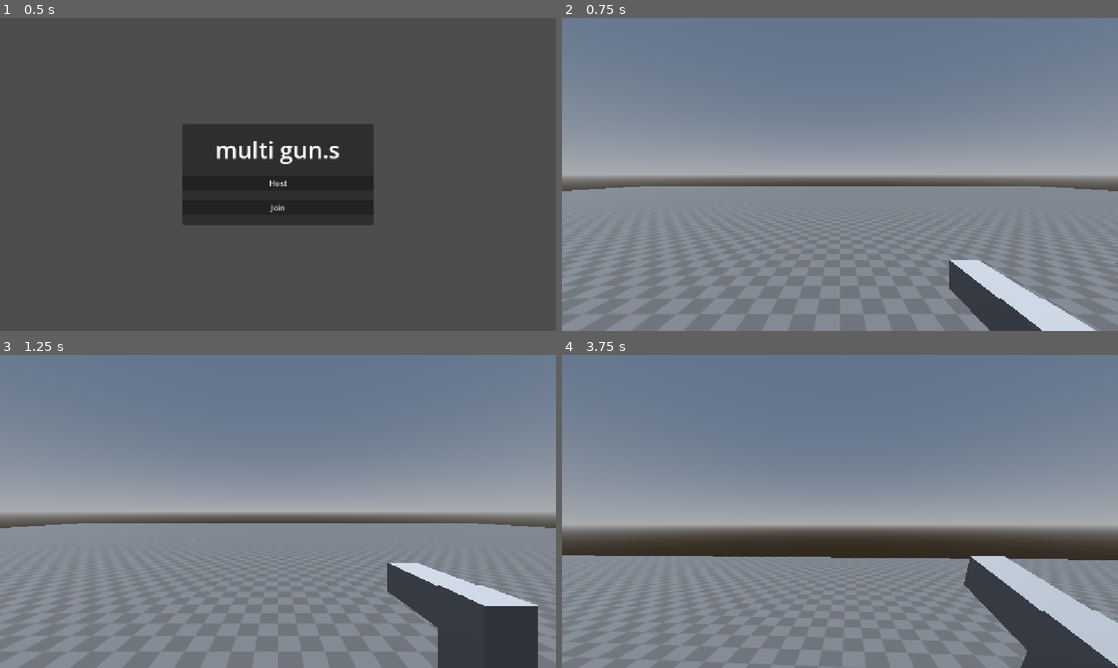
Above: before the commit, frames 1-4 (two rows, left to right).
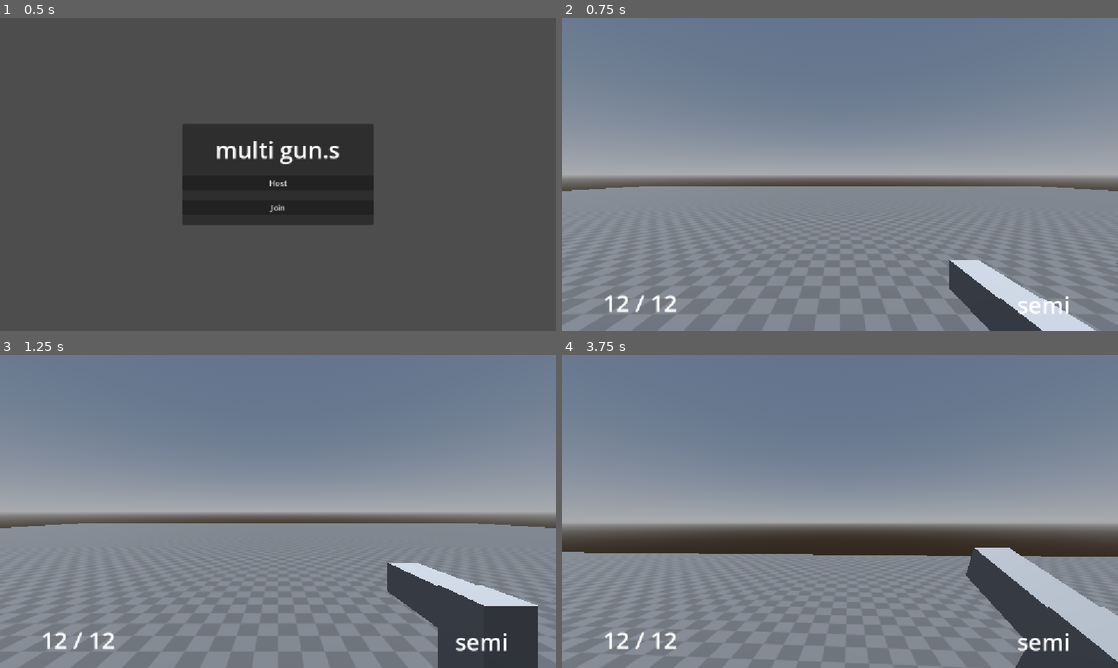
Above: after the commit, the same moments.

Repository: pfoury/multi-gun.s
Game: Godot game, scene res://scenes/main.tscn
Two runs of this game, one before a commit and one after it. Both use one fixed random seed, a clock stepped at 60 frames per second and the inputs below.
Inputs (mouse positions are in pixels of both pictures, inside the frame that each line leads up to):
- Up to frame 1 (0.5 s): no input
- Up to frame 2 (0.75 s): click "Host" at 0.5 s
- Up to frame 3 (1.25 s): no input
- Up to frame 4 (3.75 s): move the mouse to (867, 511) at 1.27 s; press the mouse at (867, 511) at 1.28 s; hold W (move_forward) from 1.28 s (still down); tap Space (jump) at 1.52, 2.27 s; tap ` (spawn) at 1.55, 2.1, 3.05 s; move the mouse to (812, 511) at 2.02 s; release the mouse at (812, 511) at 2.03 s; click (812, 511) at 2.3 s; move the mouse to (851, 505) at 2.77 s; hold Ctrl (crouch) 2.78-3.53 s; move the mouse to (834, 517) at 3.52 s; click (834, 517) at 3.6 s

Frame 1 is identical in both runs. In frame 2, 0.4% of the frame differs, in the area x 7-92%, y 88-95%; in frame 3, 0.5%; in frame 4, 4.6%, in the area x 0-100%, y 53-100%.

Commit message:
Implement player's HUD

Diff:
--- a/scenes/main.tscn
+++ b/scenes/main.tscn
@@ -44,6 +44,9 @@
 height = 3.0
 
 [sub_resource type="LabelSettings" id="LabelSettings_ogq8d"]
+font_size = 48
+
+[sub_resource type="LabelSettings" id="LabelSettings_eg0p3"]
 font_size = 48
 
 [node name="MainGame" type="Node" unique_id=742275538]
@@ -93,9 +96,9 @@
 [node name="MeshInstance3D" type="MeshInstance3D" parent="SolidObjects/Sphere" unique_id=295718741]
 mesh = SubResource("SphereMesh_eg0p3")
 
-[node name="CanvasLayer" type="CanvasLayer" parent="." unique_id=591277263]
+[node name="HUD" type="CanvasLayer" parent="." unique_id=591277263]
 
-[node name="MainMenu" type="PanelContainer" parent="CanvasLayer" unique_id=1961143428]
+[node name="MainMenu" type="PanelContainer" parent="HUD" unique_id=1961143428]
 anchors_preset = 8
 anchor_left = 0.5
 anchor_top = 0.5
@@ -108,27 +111,65 @@
 grow_horizontal = 2
 grow_vertical = 2
 
-[node name="MarginContainer" type="MarginContainer" parent="CanvasLayer/MainMenu" unique_id=2091614546]
+[node name="MarginContainer" type="MarginContainer" parent="HUD/MainMenu" unique_id=2091614546]
 layout_mode = 2
 
-[node name="VBoxContainer" type="VBoxContainer" parent="CanvasLayer/MainMenu/MarginContainer" unique_id=307474738]
+[node name="VBoxContainer" type="VBoxContainer" parent="HUD/MainMenu/MarginContainer" unique_id=307474738]
 layout_mode = 2
 theme_override_constants/separation = 20
 alignment = 1
 
-[node name="Label" type="Label" parent="CanvasLayer/MainMenu/MarginContainer/VBoxContainer" unique_id=1425391037]
+[node name="Label" type="Label" parent="HUD/MainMenu/MarginContainer/VBoxContainer" unique_id=1425391037]
 layout_mode = 2
 text = "multi gun.s"
 label_settings = SubResource("LabelSettings_ogq8d")
 horizontal_alignment = 1
 
-[node name="Host" type="Button" parent="CanvasLayer/MainMenu/MarginContainer/VBoxContainer" unique_id=1232004280]
+[node name="Host" type="Button" parent="HUD/MainMenu/MarginContainer/VBoxContainer" unique_id=1232004280]
 layout_mode = 2
 text = "Host"
 
-[node name="Join" type="Button" parent="CanvasLayer/MainMenu/MarginContainer/VBoxContainer" unique_id=1064252805]
+[node name="Join" type="Button" parent="HUD/MainMenu/MarginContainer/VBoxContainer" unique_id=1064252805]
 layout_mode = 2
 text = "Join"
+
+[node name="PlayerHUD" type="Control" parent="HUD" unique_id=1236664917]
+visible = false
+layout_mode = 3
+anchors_preset = 15
+anchor_right = 1.0
+anchor_bottom = 1.0
+grow_horizontal = 2
+grow_vertical = 2
+
+[node name="AmmoCounter" type="Label" parent="HUD/PlayerHUD" unique_id=1443145556]
+layout_mode = 1
+anchors_preset = 2
+anchor_top = 1.0
+anchor_bottom = 1.0
+offset_top = -116.0
+offset_right = 324.0
+grow_vertical = 0
+text = "Huina / Huina"
+label_settings = SubResource("LabelSettings_eg0p3")
+horizontal_alignment = 1
+vertical_alignment = 1
+
+[node name="FireType" type="Label" parent="HUD/PlayerHUD" unique_id=514329022]
+layout_mode = 1
+anchors_preset = 3
+anchor_left = 1.0
+anchor_top = 1.0
+anchor_right = 1.0
+anchor_bottom = 1.0
+offset_left = -307.0
+offset_top = -109.0
+grow_horizontal = 0
+grow_vertical = 0
+text = "Zalupa"
+label_settings = SubResource("LabelSettings_eg0p3")
+horizontal_alignment = 1
+vertical_alignment = 1
 
 [node name="PlayerSpawner" type="MultiplayerSpawner" parent="." unique_id=776113691]
 _spawnable_scenes = PackedStringArray("uid://1pbxshbpwk1v")
@@ -138,5 +179,5 @@
 _spawnable_scenes = PackedStringArray("uid://df573c87x54if")
 spawn_path = NodePath("../Objects")
 
-[connection signal="pressed" from="CanvasLayer/MainMenu/MarginContainer/VBoxContainer/Host" to="." method="_on_host_pressed"]
-[connection signal="pressed" from="CanvasLayer/MainMenu/MarginContainer/VBoxContainer/Join" to="." method="_on_join_pressed"]
+[connection signal="pressed" from="HUD/MainMenu/MarginContainer/VBoxContainer/Host" to="." method="_on_host_pressed"]
+[connection signal="pressed" from="HUD/MainMenu/MarginContainer/VBoxContainer/Join" to="." method="_on_join_pressed"]
--- a/scenes/weapons/pistol.tscn
+++ b/scenes/weapons/pistol.tscn
@@ -106,6 +106,7 @@
 collision_layer = 0
 collision_mask = 0
 script = ExtResource("1_4jni1")
+fire_type = ["semi"]
 metadata/_custom_type_script = "uid://djo4d746r6i34"
 
 [node name="CollisionShape3D" type="CollisionShape3D" parent="." unique_id=884491853]
@@ -132,3 +133,4 @@
 playback_default_blend_time = 0.05
 
 [node name="FireTimer" type="Timer" parent="." unique_id=1299869352]
+one_shot = true
--- a/scripts/classes/weapon_class.gd
+++ b/scripts/classes/weapon_class.gd
@@ -4,11 +4,11 @@
 
 # Standard values for weapon
 @export var damage : float = 10.0
-@export var fire_speed : float = 0.2
+@export var fire_speed : float = 0.1
 @export var fire_type : Array = ["semi", "burst", "auto"]
 @export var reload_speed : float = 1.0
 @export var player_speed_multiplier : float = 1.0
-@export var recoil_strength : float = 3.0
+@export var recoil_strength : float = 1.35
 @export var max_ammo : int = 12
 @export var is_scopable : bool = true
 
@@ -21,7 +21,7 @@
 @onready var guns_folder = $".."
 @onready var player = $"../.."
 
-var stats: Dictionary = {
+var stats : Dictionary = {
 	"damage": damage,
 	"fire_speed": fire_speed,
 	"fire_type": fire_type,
@@ -31,16 +31,62 @@
 	"max_ammo": max_ammo,
 	"is_scopable": is_scopable
 }
-
+var ammo : int = max_ammo
+var player_hud : Node
 
 func _ready() -> void:
 	fire_timer.wait_time = fire_speed
-	animations.play("RESET")
 	play_equip_animation()
 
+	# Working with player's HUD
+	player_hud = player.main_scene.player_hud
+	change_ammo_counter()
+	change_fire_type()
+	player_hud.show()
 
-func get_stats() ->  Dictionary:
+
+func get_stats() -> Dictionary:
 	return stats
+
+
+func get_fire_type() -> Array:
+	return fire_type
+
+
+func is_gun_ready() -> bool:
+	return (fire_timer.is_stopped() and ammo > 0)
+
+
+func change_ammo_counter() -> void:
+	player_hud.get_node("AmmoCounter").text = str(ammo) + " / " + str(max_ammo)
+
+
+func change_fire_type() -> void:
+	player_hud.get_node("FireType").text = str(fire_type[0])
+
+
+func fire() -> void:
+	if ammo < 1: return
+	ammo -= 1
+
+	fire_timer.start()
+
+	player.main_scene.register_shoot(multiplayer.get_unique_id())
+
+	play_shoot_animation()
+	# Setting up raycast from the player's camera
+	var players_cam = player.first_person_camera.global_position
+	var to = players_cam + -player.first_person_camera.global_transform.basis.z * 1000.0
+
+	# Creating raycast
+	var query = PhysicsRayQueryParameters3D.create(players_cam, to)
+	query.exclude = [self]
+
+	# Getting first intersect with raycast
+	var result = get_world_3d().direct_space_state.intersect_ray(query)
+
+	if result != {}:
+		player.main_scene.get_shoot_on(result, multiplayer.get_unique_id())
 
 
 #region Animations
--- a/scripts/mainGame.gd
+++ b/scripts/mainGame.gd
@@ -12,8 +12,9 @@
 @onready var players_folder := $Players
 @onready var objects_folder := $Objects
 @onready var particles_folder := $Particles
-# Menu
-@onready var main_menu_gui := $CanvasLayer/MainMenu
+# HUD
+@onready var main_menu_gui := $HUD/MainMenu
+@onready var player_hud := $HUD/PlayerHUD
 
 var enet_peer = ENetMultiplayerPeer.new()
 
@@ -47,7 +48,7 @@
 
 	players_folder.add_child(player)
 	print("меня звать ", peer_id, " и я был создан!")
-	rpc("create_weapon", peer_id)
+	rpc("create_weapon")
 
 
 func add_test_object(result) -> void:
@@ -104,14 +105,14 @@
 #region Rpcs
 @rpc("call_local", "any_peer", "reliable") # Creates object ON ALL clients
 func receive_creation_of_test_object(data) -> void: # REWORK naming test object
-	var testobject = testobject_scene.instantiate()
+	if data != {}:
+		var testobject = testobject_scene.instantiate()
 
-	if data != {}:
-		testobject.position = data["position"] + Vector3(0, 1, 0)
+		testobject.position = data["position"] + Vector3(0.0, 1.0, 0.0)
 
-		testobject.name = "testObject" + str(objects_folder.get_child_count())
+		testobject.name = "testObject" + str(objects_folder.get_child_count() + 1)
 
-		objects_folder.add_child(testobject)
+		objects_folder.add_child(testobject, true)
 
 
 @rpc("call_local", "any_peer", "reliable") # Creates object ON ALL clients
@@ -133,11 +134,11 @@
 
 
 @rpc("call_local", "any_peer", "reliable") # Creates object ON ALL clients
-func create_weapon(data) -> void:
-	var player = players_folder.get_node(str(data))
+func create_weapon() -> void:
+	var player = players_folder.get_node(str(multiplayer.get_unique_id()))
 	var pistol = pistol_scene.instantiate()
 
 	pistol.name = "gun"
 
-	player.guns_folder.add_child(pistol)
+	player.guns_folder.add_child(pistol, true)
 #endregion
--- a/scripts/player.gd
+++ b/scripts/player.gd
@@ -83,6 +83,25 @@
 	is_walk_timer_stopped = walk_timer.is_stopped()
 	is_player_on_floor = is_on_floor()
 
+	# Input
+	# Shoot
+	# Checking if player does have a gun
+	var gun = guns_folder.get_node("gun")
+	if gun != null and gun.is_gun_ready():
+		var gun_fire_type = gun.get_fire_type()[0]
+
+		# Fire type for each gun fire type (duh)
+		if Input.is_action_just_pressed("shoot"):
+			match gun_fire_type:
+				"semi":
+					gun.fire()
+				"burst":
+					for amount_of_fires in range(3):
+						gun.fire()
+						await get_tree().create_timer(0.05).timeout
+		elif Input.is_action_pressed("shoot") and gun_fire_type == "auto":
+			gun.fire()
+
 	move_and_slide()
 	update_player_height(delta)
 	update_guns_transform(delta)
@@ -105,26 +124,6 @@
 
 		main_scene.add_test_object(result)
 
-	if event.is_action_pressed("shoot"): # Pretty much the same code as the code for spawning
-		main_scene.register_shoot(multiplayer.get_unique_id())
-
-		guns_folder.get_node("gun").play_shoot_animation()
-
-		if len(guns_folder.get_children()) != 0:
-			# Setting up raycast from the player's camera
-			var players_cam = first_person_camera.global_position
-			var to = players_cam + -first_person_camera.global_transform.basis.z * 1000.0
-
-			# Creating raycast
-			var query = PhysicsRayQueryParameters3D.create(players_cam, to)
-			query.exclude = [self]
-
-			# Getting first intersect with raycast
-			var result = get_world_3d().direct_space_state.intersect_ray(query)
-
-			if result != {}:
-				main_scene.get_shoot_on(result, multiplayer.get_unique_id())
-
 
 func update_player_height(delta) -> void:
 	# Maybe make like in source games: in the air, "move player up", otherwise "move player down".
